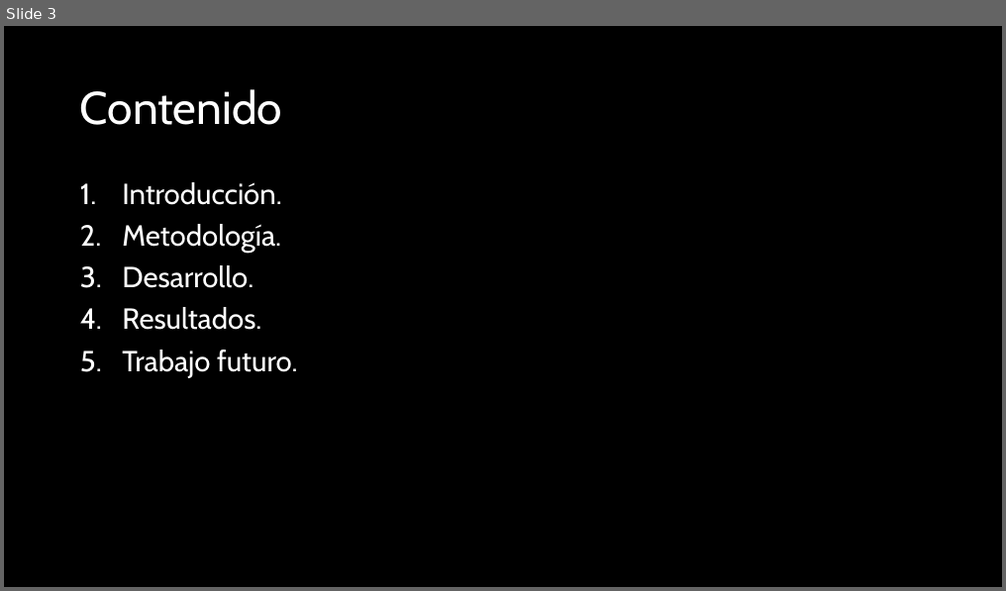
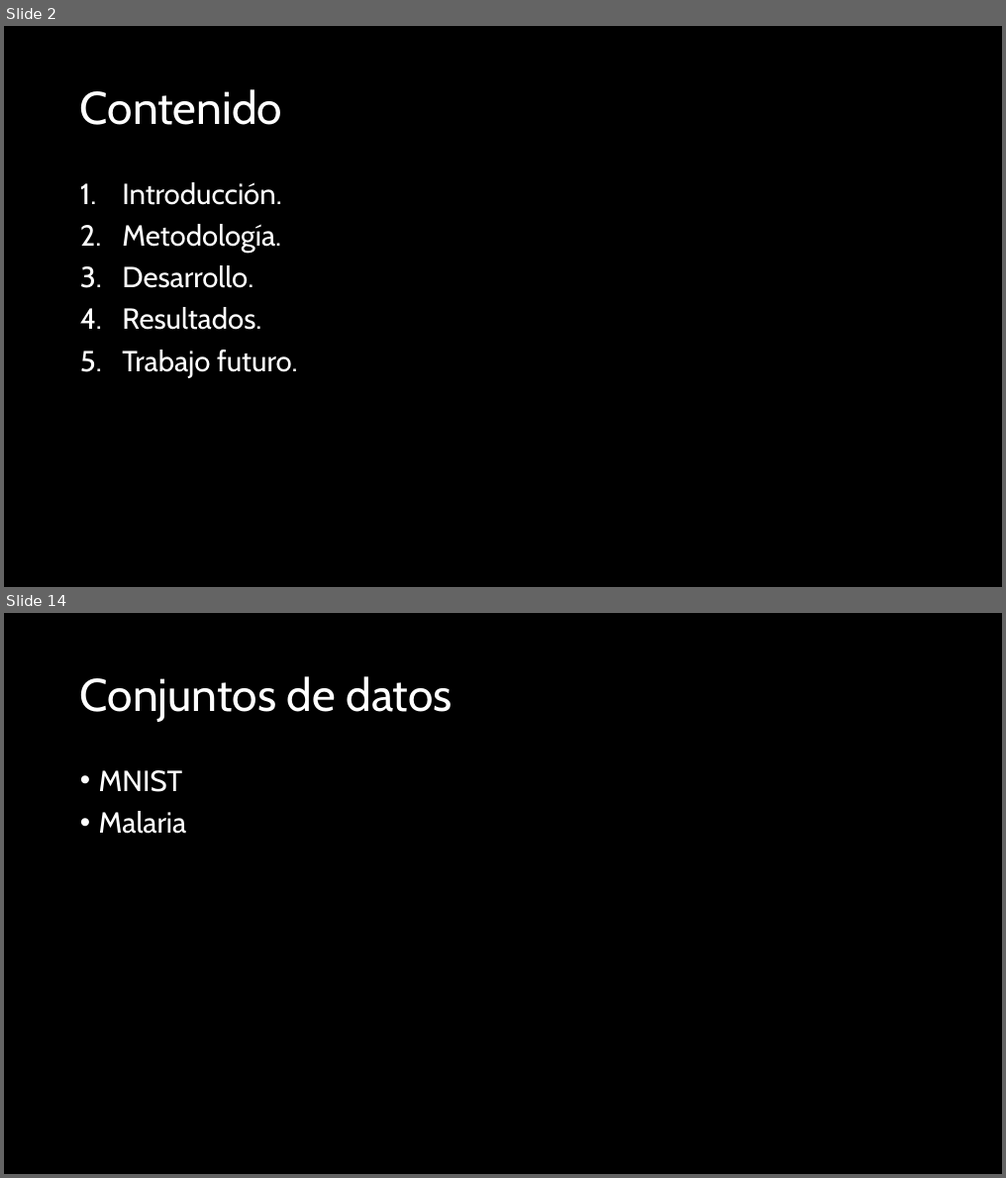
Before and after one commit to adanantonio07A/aprenProfTest, a slide deck: presentation/Introducción al aprendizaje profundo.pptx. Shown one above the other, each under a label of ours: slide 3 before the commit, slides 2 and 14 after it; the slides between them are not shown. The pictures are 1006x591 and 1006x1178 pixels, drawn with LibreOffice and Linux fonts; fonts in the diff are those of the drawing. Boxes give left, top, right and bottom in pixels: in the first picture for what was removed or moved away, otherwise in the second. Text is boxed around its words. In the diff, an @@ line names an element or a change of style, - is before the commit and + after.

```diff
--- a/presentation/Introducción al aprendizaje profundo.pptx
+++ b/presentation/Introducción al aprendizaje profundo.pptx
@@ slide 14 added at <box>4,613,1002,1174</box>, background #000000 @@
@@ title added at <box>80,676,451,722</box>, 44 pt, text #FFFFFF @@
+Conjuntos de datos
@@ text added at <box>99,770,187,834</box>, 28 pt, text #FFFFFF @@
+• MNIST
+• Malaria
@@ what was slide 3 is now slide 2 @@
```
Also in this commit, not shown: 3 slides changed, 14 other slides added, 1 slide removed.
